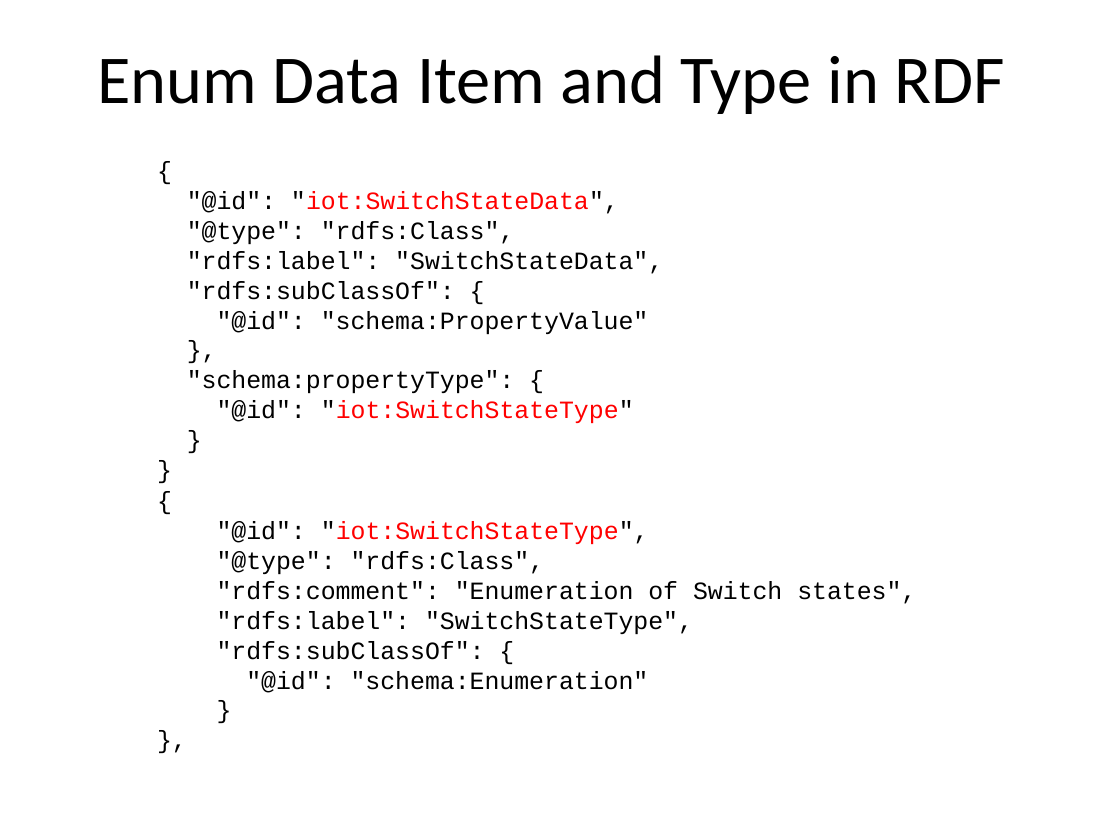
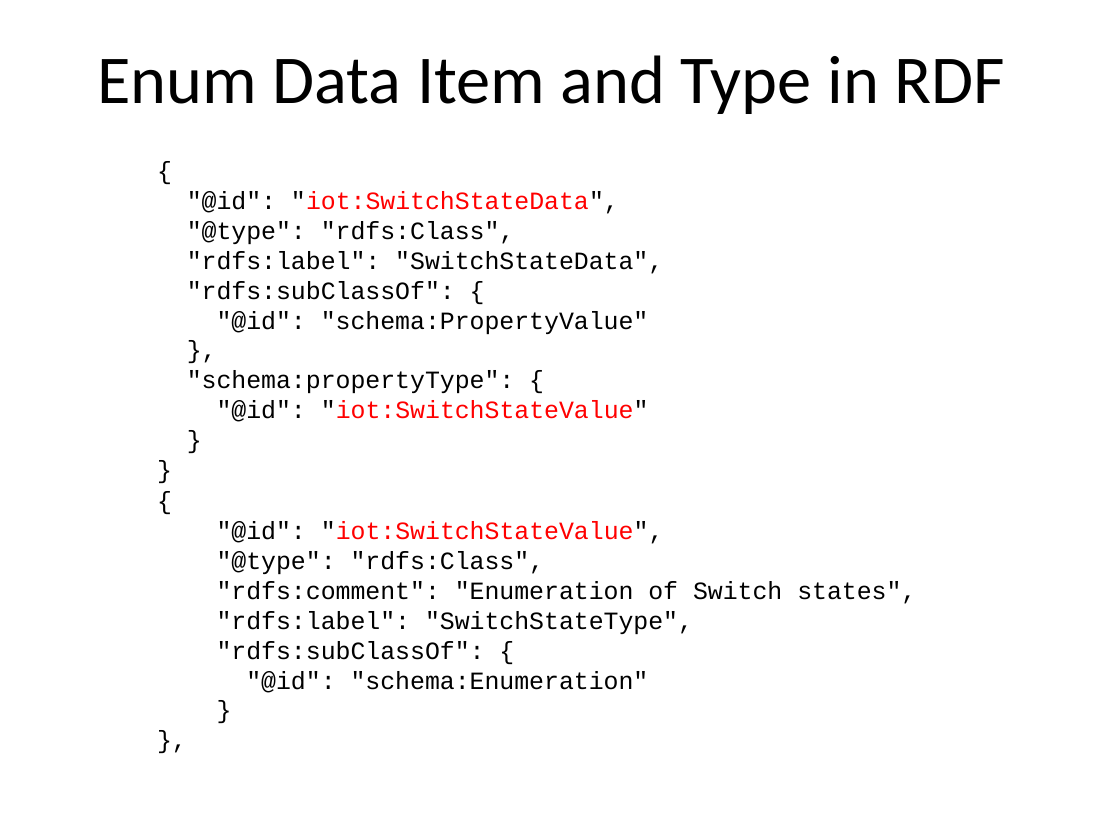
Before and after one commit to t2trg/wishi, a slide deck: slide 15 of slides/ietf106/SemanticProxy.pptx. Drawn at 1120x840 pixels with LibreOffice and Linux fonts; fonts in the diff are those of the drawing. Boxes give left, top, right and bottom in pixels: in the first picture for what was removed or moved away, otherwise in the second. Text is boxed around its words. In the diff, an @@ line names an element or a change of style, - is before the commit and + after.

```diff
--- a/slides/ietf106/SemanticProxy.pptx
+++ b/slides/ietf106/SemanticProxy.pptx
@@ text at bbox=[217, 400, 649, 422]: text changed @@
-"@id": "iot:SwitchStateType"
+"@id": "iot:SwitchStateValue"
@@ text at bbox=[217, 521, 664, 544]: text changed @@
-"@id": "iot:SwitchStateType",
+"@id": "iot:SwitchStateValue",
```
Also in this commit, not shown: 2 other slides changed, 7 slides added, 1 other file.
